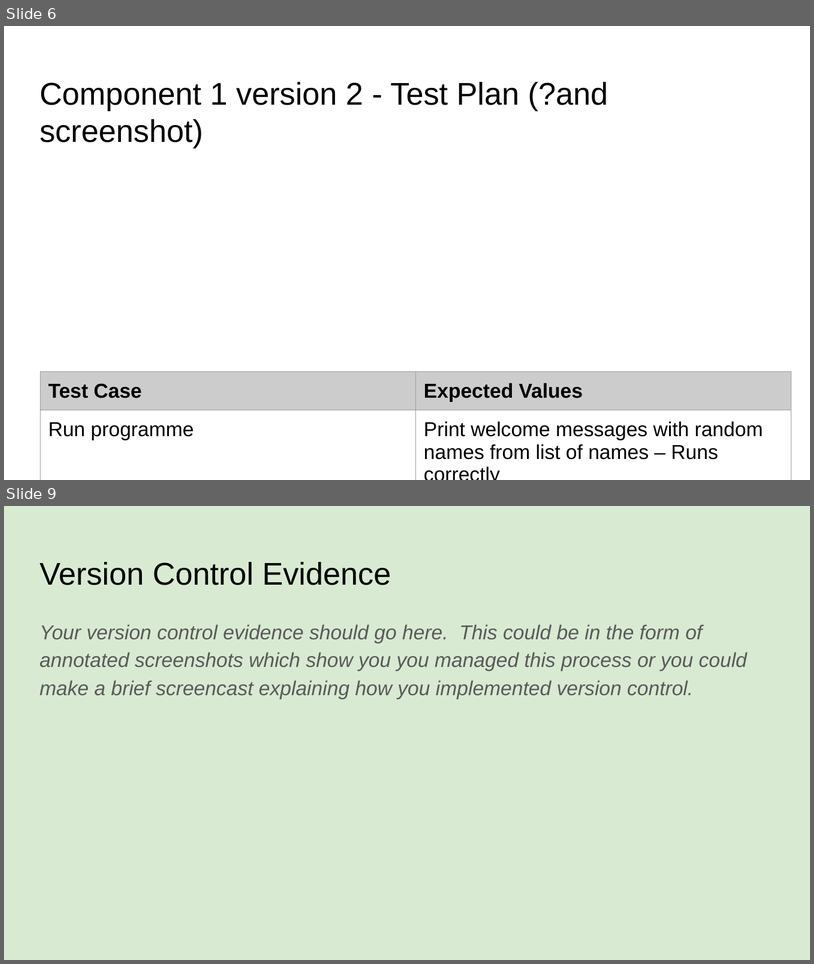
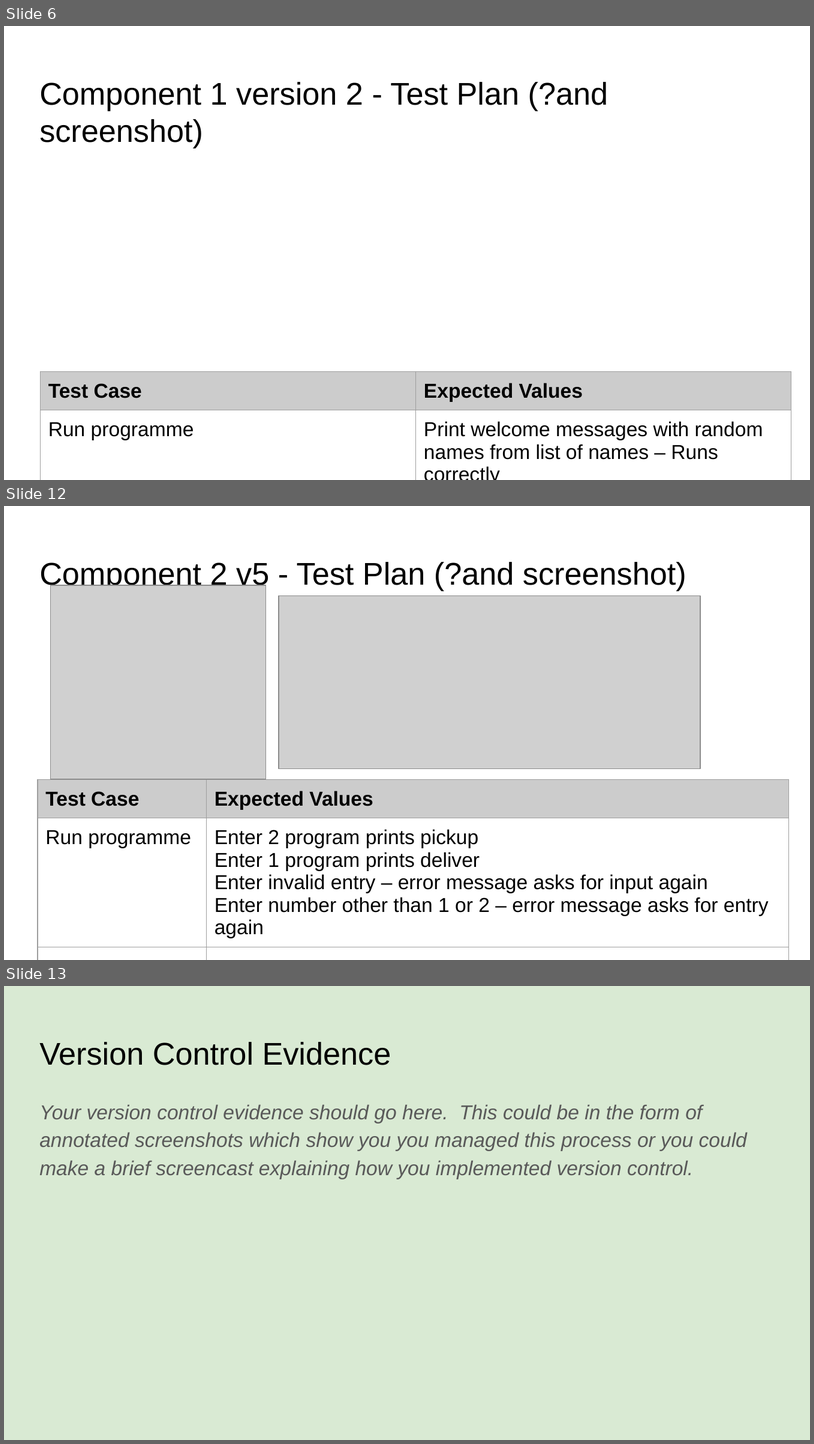
Before and after one commit to Joemamasahbsdh/pizza.bot, a slide deck: 022_91893+_+91897+Documentation.pptx. Shown one above the other, each under a label of ours: slides 6 and 9 before the commit, slides 6, 12 and 13 after it; the slides between them are not shown. The pictures are 814x964 and 814x1444 pixels, drawn with LibreOffice and Linux fonts; fonts in the diff are those of the drawing; grey boxes stand for pictures. Boxes give left, top, right and bottom in pixels: in the first picture for what was removed or moved away, otherwise in the second. Text is boxed around its words. In the diff, an @@ line names an element or a change of style, - is before the commit and + after.

Commit message:
Created pick up or delivery menu
Created different versions of menu refining it in version 4

```diff
--- a/022_91893+_+91897+Documentation.pptx
+++ b/022_91893+_+91897+Documentation.pptx
@@ slide 12 added at [4, 506, 810, 960], background #FFFFFF @@
@@ title added at [39, 562, 687, 591], 28 pt, text #000000 @@
+Component 2 v5 - Test Plan (?and screenshot)
@@ picture added at [51, 585, 266, 778] @@
@@ picture added at [279, 595, 701, 769] @@
@@ table added at [38, 780, 789, 960], 3 rows, 2 columns @@
+Test Case | Expected Values
+Run programme | Enter 2 program prints pickup / Enter 1 program prints deliver / Enter invalid entry – error message asks for input again / Enter number other than 1 or 2 – error message asks for entry again
+ | 
@@ what was slide 9 is now slide 13 @@
```
Also in this commit, not shown: 2 slides changed, 3 other slides added, 1 other file.
